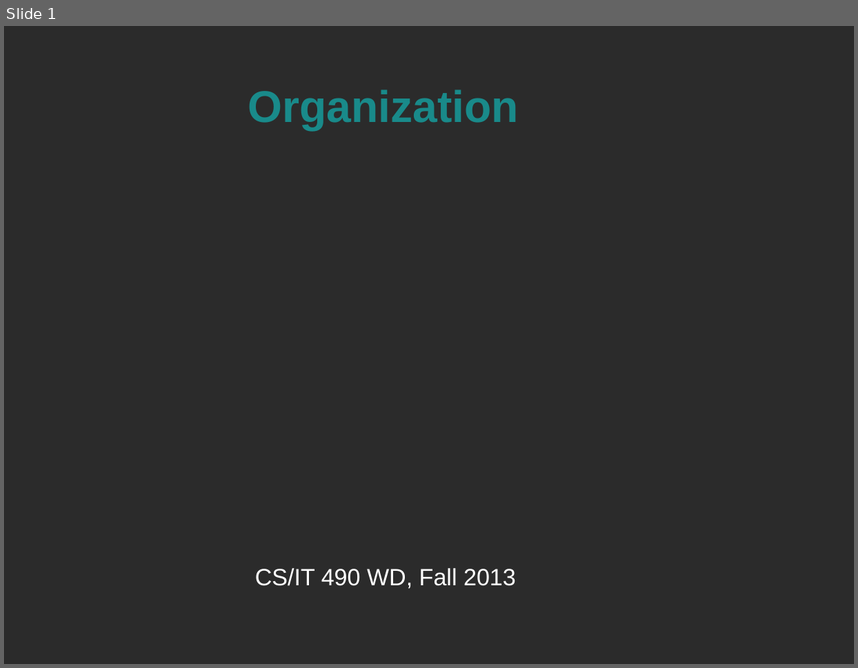
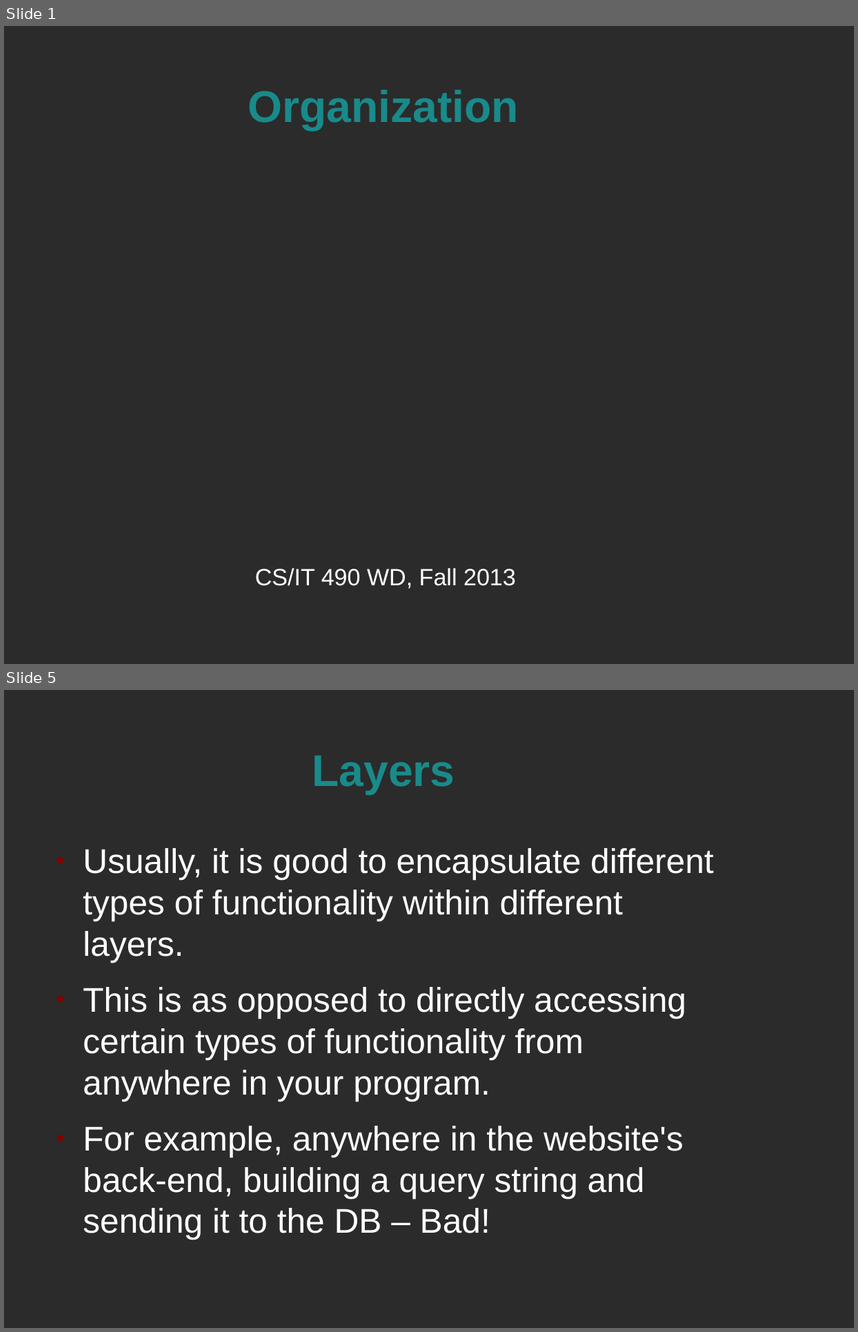
Before and after one commit to spellbindguy/Web-Development, a slide deck: Lectures/05 PHP/Organization.odp. Shown one above the other, each under a label of ours: slide 1 before the commit, slides 1 and 5 after it; the slides between them are not shown. The pictures are 858x668 and 858x1332 pixels, drawn with LibreOffice and Linux fonts; fonts in the diff are those of the drawing; background and template pictures are left out; a plain dark background stands for a picture behind light text. Boxes give left, top, right and bottom in pixels: in the first picture for what was removed or moved away, otherwise in the second. Text is boxed around its words. In the diff, an @@ line names an element or a change of style, - is before the commit and + after.

Commit message:
Layers and Frameworks, whee

```diff
--- a/Lectures/05 PHP/Organization.odp
+++ b/Lectures/05 PHP/Organization.odp
@@ slide 5 added at (4, 690, 854, 1328), background picture (left out) @@
@@ title added at (312, 756, 455, 794), 41.4 pt, text #198A8A, bold @@
+Layers
@@ text added at (83, 848, 713, 1239), 32 pt, text #FFFFFF @@
+● Usually, it is good to encapsulate different types of functionality within different layers.
+● This is as opposed to directly accessing certain types of functionality from anywhere in your program.
+● For example, anywhere in the website's back-end, building a query string and sending it to the DB – Bad!
```
Also in this commit, not shown: 22 other slides added, 2 slides removed, 1 other file.
